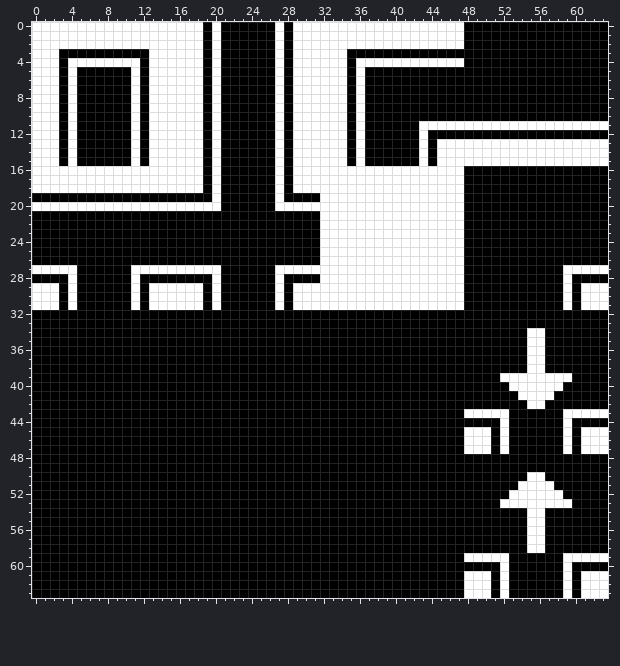
A pixel-art sprite gets an edit: Assets/Graphics/Sprites/MazeTiles.png. The picture above is the old version.
The file is 64x64 pixels.
The result:
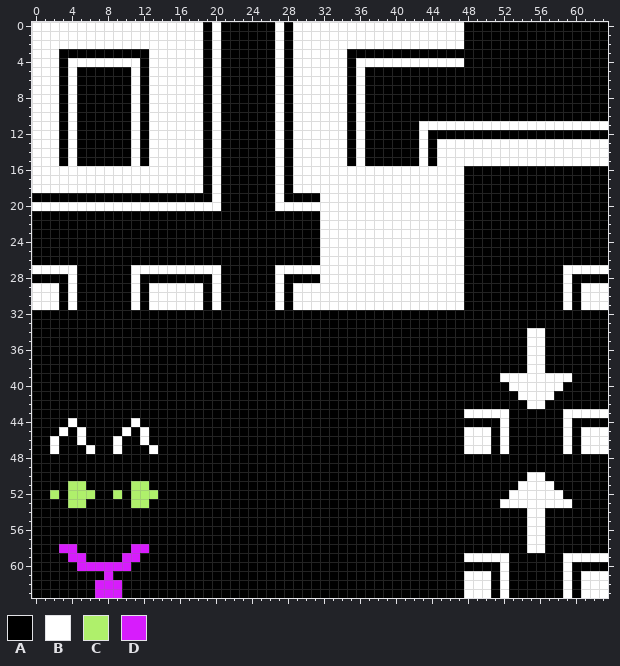
Palette (. is transparent): A #000000  B #ffffff  C #aff06b  D #d71cfc
The edit:
y 44: x 4 A -> B; x 11 A -> B
y 45: x 3 A -> B; x 5 A -> B; x 10 A -> B; x 12 A -> B
y 46: x 2 A -> B; x 5 A -> B; x 9 A -> B; x 12 A -> B
y 47: x 2 A -> B; x 6 A -> B; x 9 A -> B; x 13 A -> B
y 51: x 4..5 AA -> CC; x 11..12 AA -> CC
y 52: x 2 A -> C; x 4..6 AAA -> CCC; x 9 A -> C; x 11..13 AAA -> CCC
y 53: x 4..5 AA -> CC; x 11..12 AA -> CC
y 58: x 3..4 AA -> DD; x 11..12 AA -> DD
y 59: x 4..5 AA -> DD; x 10..11 AA -> DD
y 60: x 5..10 AAAAAA -> DDDDDD
y 61: x 8 A -> D
y 62..63: x 7..9 AAA -> DDD
Pixel boxes of the changes (left, top, right, bottom) in both pictures:
changed: (50, 418, 158, 454)
changed: (50, 481, 158, 508)
changed: (59, 544, 149, 598)
